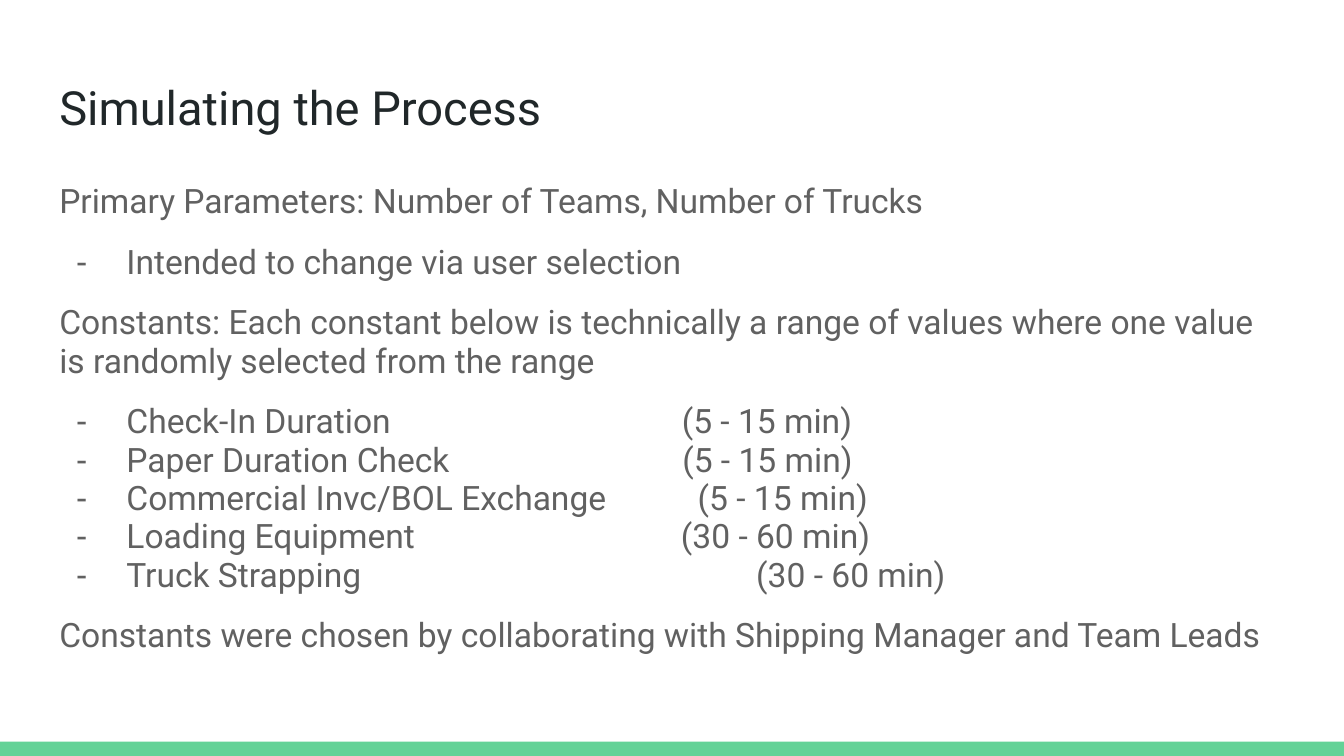
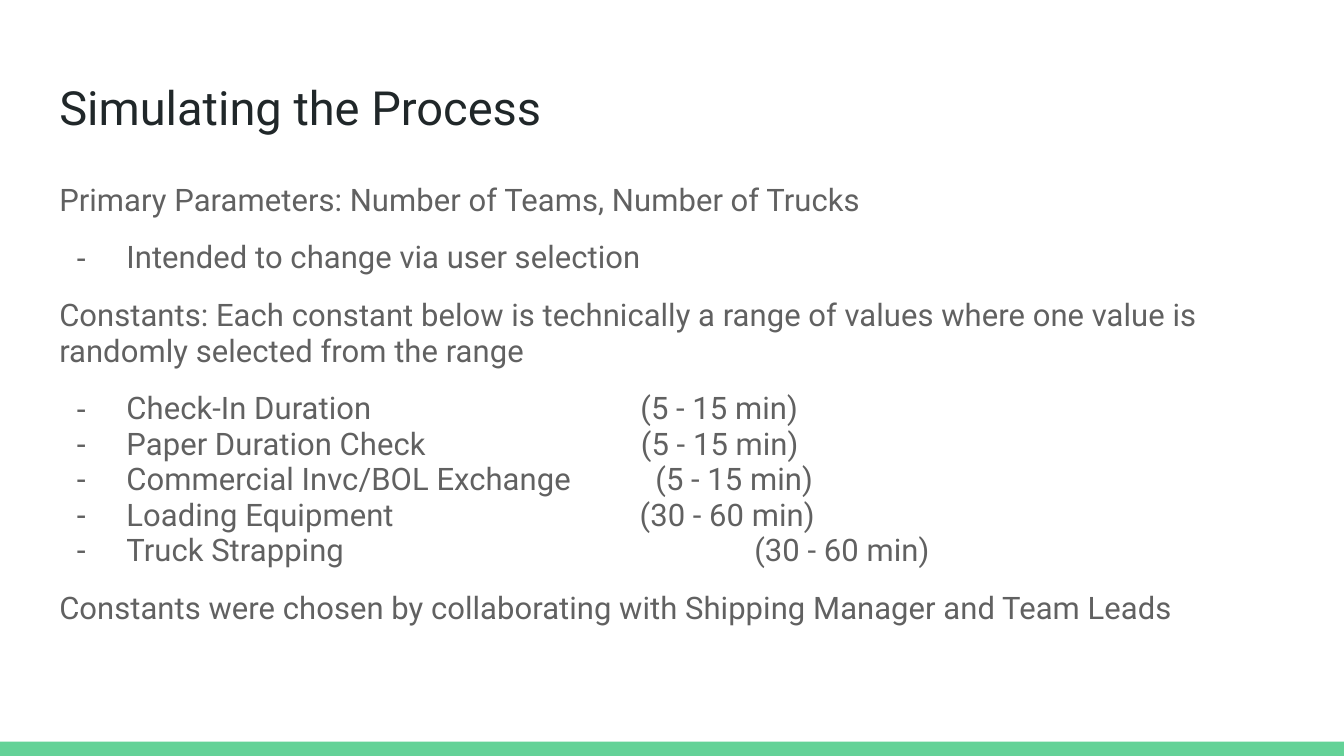
Before and after one commit to d-ev-craig/DATA604, a slide deck: slide 6 of Final Project/Shipping Truck Simulation.pptx. Drawn at 1344x756 pixels with LibreOffice and Linux fonts; fonts in the diff are those of the drawing. Boxes give left, top, right and bottom in pixels: in the first picture for what was removed or moved away, otherwise in the second. Text is boxed around its words. In the diff, an @@ line names an element or a change of style, - is before the commit and + after.

```diff
--- a/Final Project/Shipping Truck Simulation.pptx
+++ b/Final Project/Shipping Truck Simulation.pptx
@@ text "Primary Parameters: Number of Teams, ..." at (59,187,1197,626): size 18 to 16.6 pt @@
```
Also in this commit, not shown: 5 other slides changed, 2 other files.
